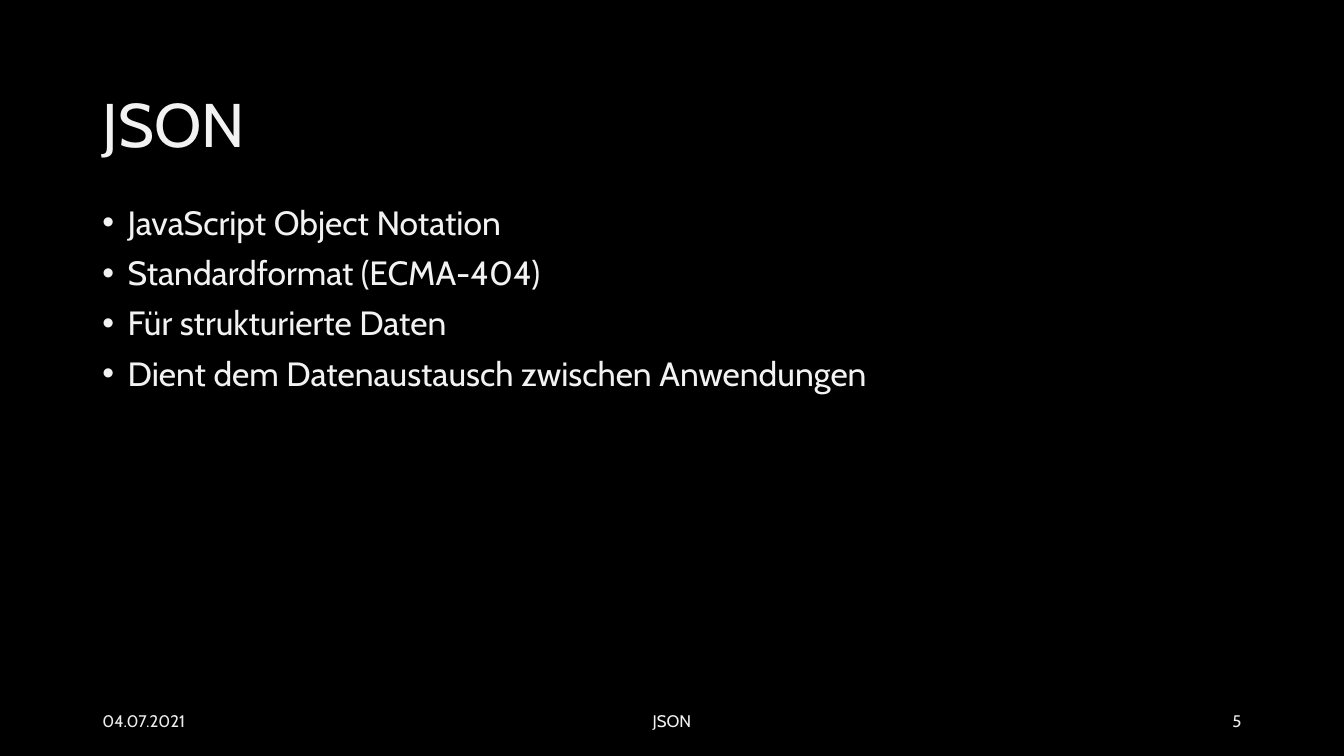
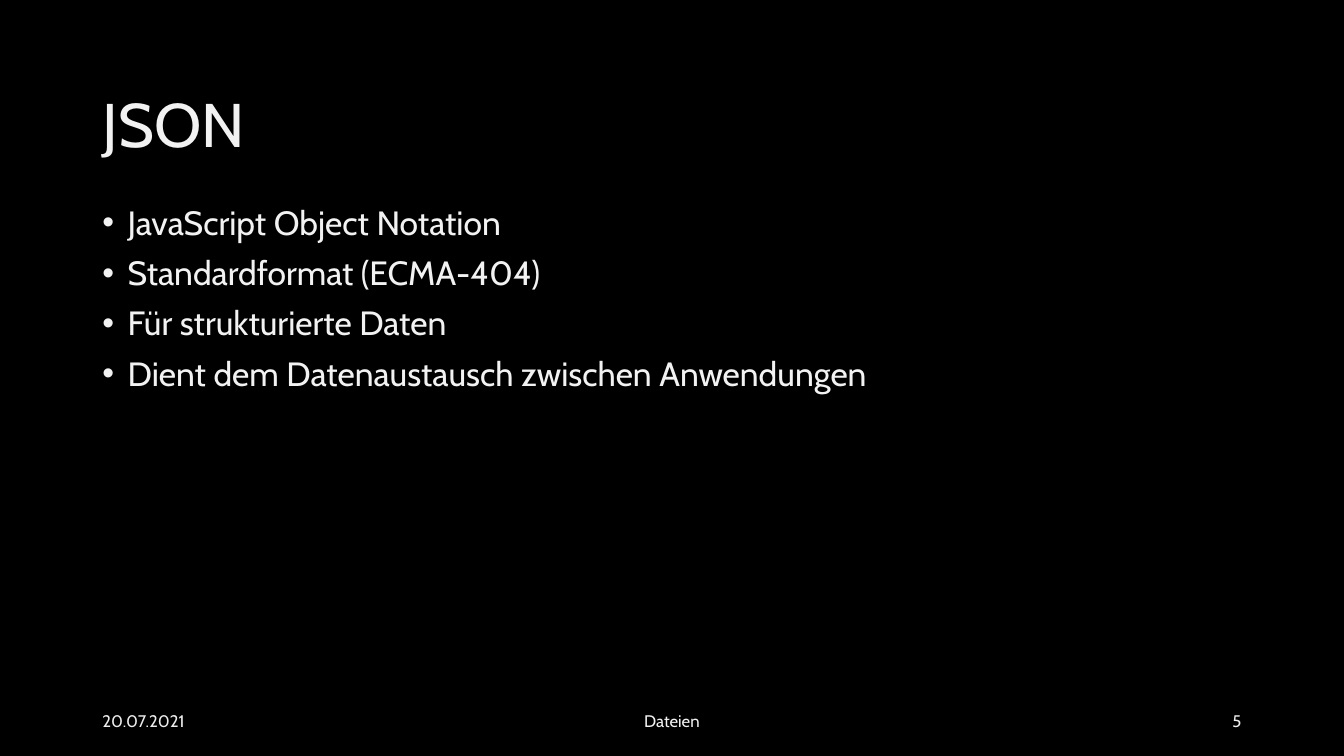
Before and after one commit to EsstBananeImEi/python_kurs, a slide deck: slide 5 of Materialien/Powerpoint/Einführung in Dateien.pptx. Drawn at 1344x756 pixels with LibreOffice and Linux fonts; fonts in the diff are those of the drawing; background and template pictures are left out. Boxes give left, top, right and bottom in pixels: in the first picture for what was removed or moved away, otherwise in the second. Text is boxed around its words. In the diff, an @@ line names an element or a change of style, - is before the commit and + after.

```diff
--- a/Materialien/Powerpoint/Einführung in Dateien.pptx
+++ b/Materialien/Powerpoint/Einführung in Dateien.pptx
@@ text at <box>102,715,184,728</box>: text changed @@
-04.07.2021
+20.07.2021
@@ text at <box>644,715,700,727</box>: text changed @@
-JSON
+Dateien
```
Also in this commit, not shown: 4 other slides changed, 3 other files.
